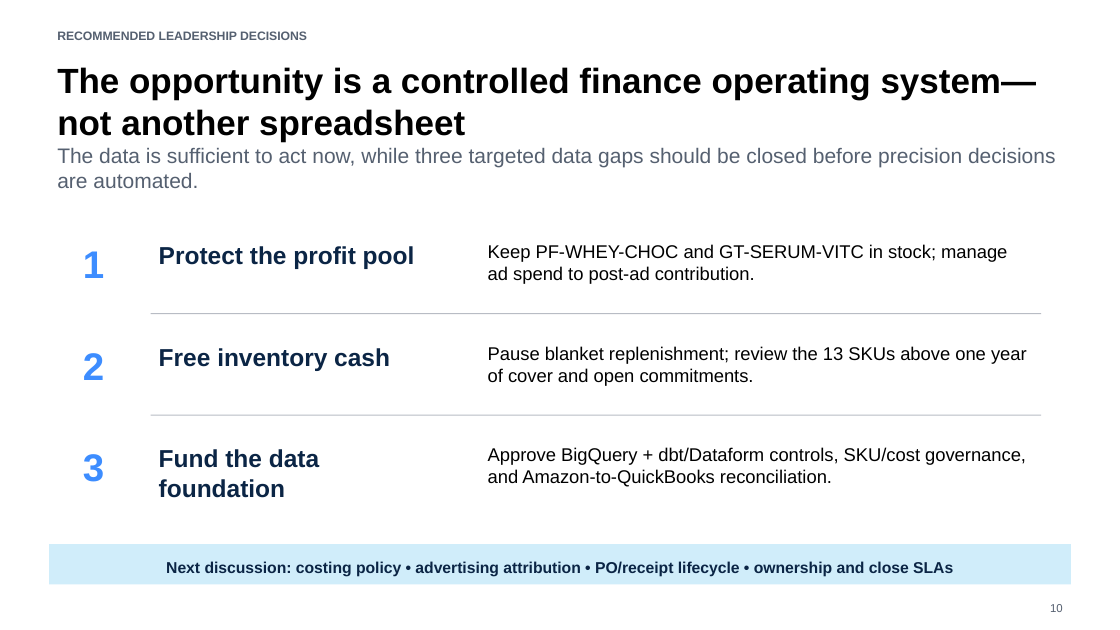
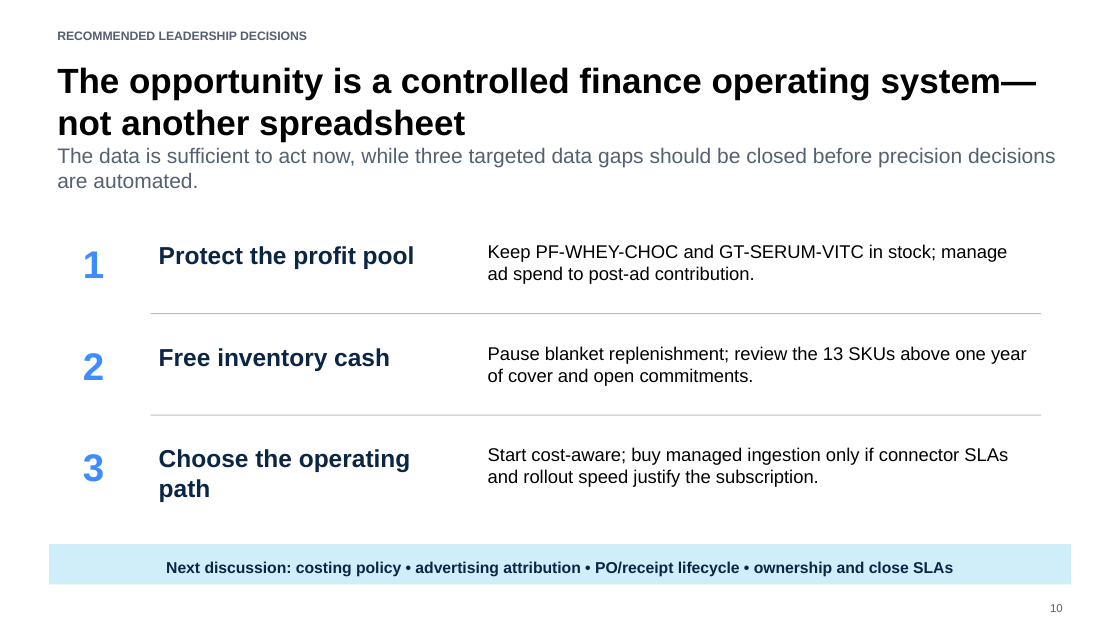
Before and after one commit to rubenatello/luminize-assessment, a slide deck: slide 10 of deliverables/Amazon_Q2_2026_Leadership_Presentation.pptx. Drawn at 1120x630 pixels with LibreOffice and Linux fonts; fonts in the diff are those of the drawing. Boxes give left, top, right and bottom in pixels: in the first picture for what was removed or moved away, otherwise in the second. Text is boxed around its words. In the diff, an @@ line names an element or a change of style, - is before the commit and + after.

Commit message:
Complete deliverables with identity and schema drift controls

```diff
--- a/deliverables/Amazon_Q2_2026_Leadership_Presentation.pptx
+++ b/deliverables/Amazon_Q2_2026_Leadership_Presentation.pptx
@@ text at <box>159,449,411,502</box>: text changed @@
-Fund the data foundation
+Choose the operating path
@@ text at <box>488,447,1008,487</box>: text changed @@
-Approve BigQuery + dbt/Dataform controls, SKU/cost governance, and Amazon-to-QuickBooks reconciliation.
+Start cost-aware; buy managed ingestion only if connector SLAs and rollout speed justify the subscription.
```
Also in this commit, not shown: 3 other slides changed, 20 other files.
